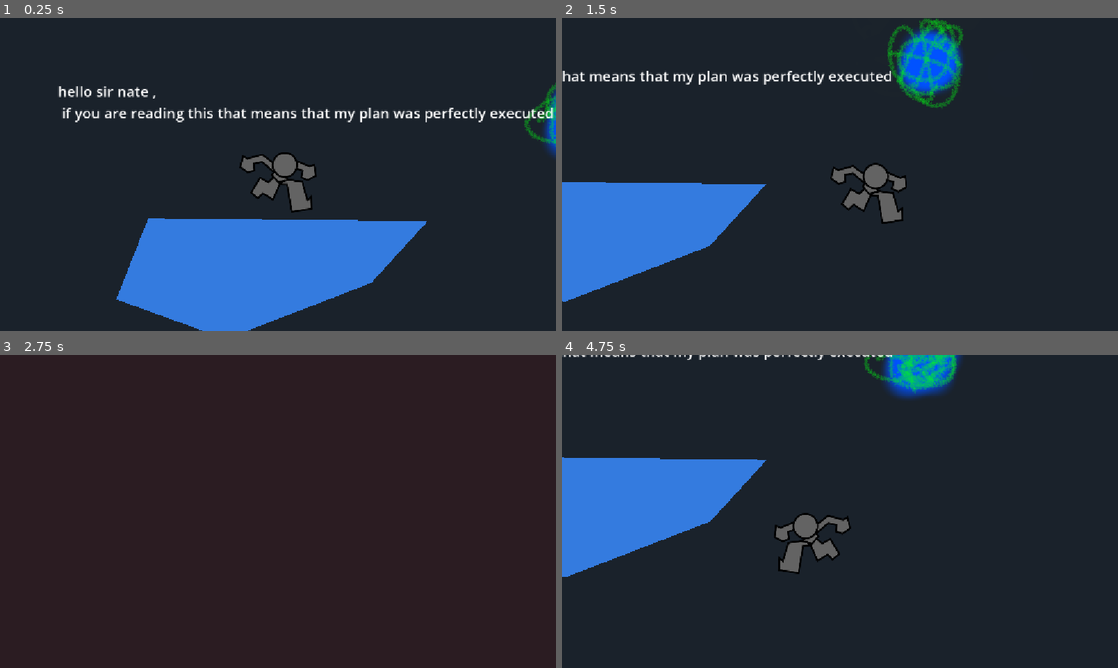
Above: before the commit, frames 1-4 (two rows, left to right).
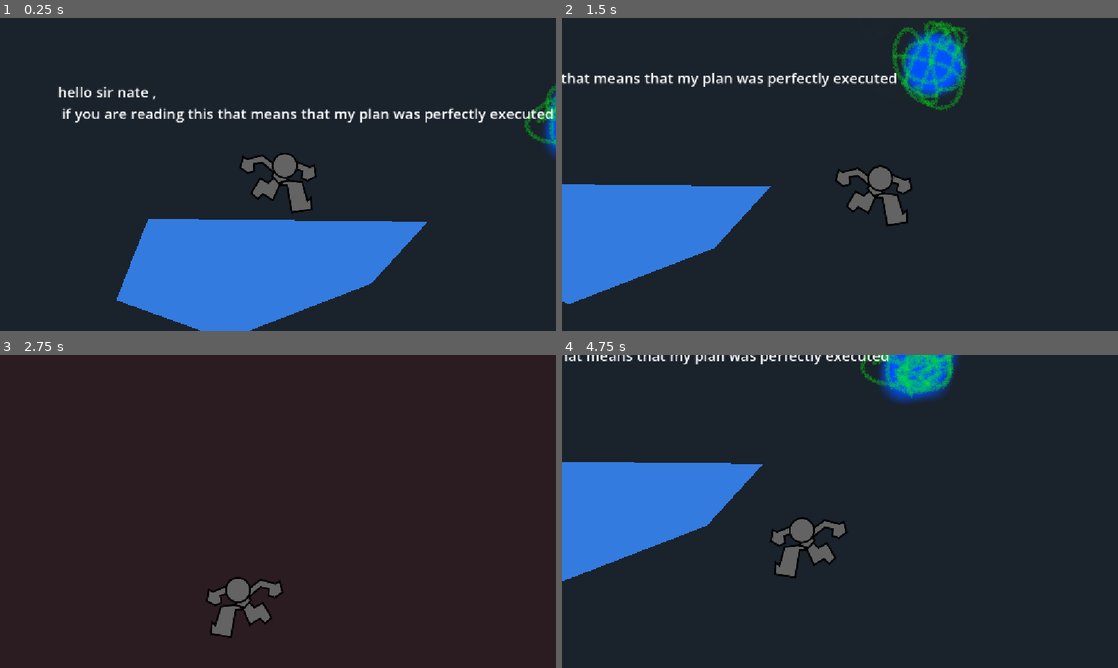
Above: after the commit, the same moments.

Repository: kevininhisshack/STACKED
Game: Godot game, scene res://Assets/Scenes/Mains/test_scene.tscn
Same seed, same stepped clock (60 frames per second), same inputs: the game is played once before the commit and once after it. This scene is started directly instead of the project's main scene. The engine's default icon, where the game draws it, is replaced by a stand-in: a white triangle on a blue panel in a dark square.
Inputs:
- Up to frame 1 (0.25 s): no input
- Up to frame 2 (1.5 s): hold D (right) from 0.53 s (still down); tap K (switch) at 0.6, 1.35 s; tap Space (jump) at 0.77 s
- Up to frame 3 (2.75 s): tap Space (jump) at 1.52 s; release D (right) at 2.03 s; hold A (left) from 2.03 s (still down); tap K (switch) at 2.1 s
- Up to frame 4 (4.75 s): release A (left) at 2.78 s; hold D (right) 2.78-4.28 s; tap K (switch) at 2.85, 3.6, 4.35 s; tap Space (jump) at 3.02, 3.77, 4.52 s; hold A (left) from 4.28 s (still down)

The runs differ from the first frame. In frame 1, 1.8% of the frame differs, in the area x 10-100%, y 20-100%; in frame 2, 5.8%, in the area x 0-74%, y 0-92%; in frame 3, 1.3%; in frame 4, 4.2%.

Commit message:
CAMERA TRIGGER WORKING THIS IS SO TUFFFFFFFFFF

Diff:
--- a/Assets/Scenes/Mains/test_scene.tscn
+++ b/Assets/Scenes/Mains/test_scene.tscn
@@ -3,6 +3,7 @@
 [ext_resource type="PackedScene" uid="uid://2g4b8h0uij5a" path="res://Assets/Scenes/Subs/player.tscn" id="1_q32xp"]
 [ext_resource type="PackedScene" uid="uid://chyphwvpndabr" path="res://Assets/Scenes/Subs/jump_orb.tscn" id="1_s3due"]
 [ext_resource type="PackedScene" uid="uid://cil0c2532hd11" path="res://Assets/Scenes/Subs/gate_component.tscn" id="2_0px0o"]
+[ext_resource type="PackedScene" uid="uid://bv1tmf4jhere4" path="res://Assets/Scenes/Subs/player_cam.tscn" id="2_2wgf0"]
 [ext_resource type="PackedScene" uid="uid://cmqwek43kjay0" path="res://Assets/Scenes/Subs/check_point.tscn" id="3_afebg"]
 [ext_resource type="PackedScene" uid="uid://deups0we4l3nm" path="res://Assets/Scenes/Subs/death_border.tscn" id="4_53yni"]
 [ext_resource type="PackedScene" uid="uid://coj876gx51t68" path="res://Assets/Scenes/Subs/key.tscn" id="5_25ocr"]
@@ -10,6 +11,10 @@
 [ext_resource type="AudioStream" uid="uid://dryh82uocnxmy" path="res://Assets/Audio/Music/layer B.mp3" id="5_xvxrd"]
 [ext_resource type="PackedScene" uid="uid://cjo6h4crmg6vq" path="res://Assets/Scenes/Subs/win.tscn" id="9_25ocr"]
 [ext_resource type="Script" uid="uid://cbs1jhkgnx2gp" path="res://Assets/Scripts/layer_manager.gd" id="10_syiyr"]
+[ext_resource type="PackedScene" uid="uid://b6actsfncl1nc" path="res://Assets/Scenes/Subs/camera_trigger.tscn" id="11_ye4n6"]
+
+[sub_resource type="RectangleShape2D" id="RectangleShape2D_g4v7s"]
+size = Vector2(541.5, 369)
 
 [node name="Test Scene" type="Node" unique_id=1362970334]
 metadata/_edit_vertical_guides_ = [3712.0, 6998.0]
@@ -19,24 +24,22 @@
 anchors_preset = 15
 anchor_right = 1.0
 anchor_bottom = 1.0
-offset_left = -11778.0
-offset_top = -6892.0
-offset_right = 20078.0
-offset_bottom = 6155.0
+offset_left = -9850.0
+offset_top = -4475.0
+offset_right = 22006.0
+offset_bottom = 8572.0
 grow_horizontal = 2
 grow_vertical = 2
+color = Color(0.16078432, 0.16078432, 0.23529412, 1)
 
 [node name="Player" parent="." unique_id=1072838877 instance=ExtResource("1_q32xp")]
 position = Vector2(564, 211)
 starting_layer = true
 
-[node name="Camera2D" type="Camera2D" parent="Player" unique_id=1084379342]
-limit_left = -100
-limit_top = -200
-limit_right = 9000
-limit_bottom = 1000
+[node name="Player Cam" parent="Player" unique_id=311087094 groups=["camera"] instance=ExtResource("2_2wgf0")]
+process_callback = 0
 position_smoothing_enabled = true
-position_smoothing_speed = 8.0
+position_smoothing_speed = 7.0
 
 [node name="Death Border" parent="." unique_id=1881485949 instance=ExtResource("4_53yni")]
 position = Vector2(3745, 2413)
@@ -141,7 +144,7 @@
 [node name="Keys" type="Node2D" parent="layer A" unique_id=942870509]
 
 [node name="Key" parent="layer A/Keys" unique_id=291257703 instance=ExtResource("5_25ocr")]
-position = Vector2(2529, -108)
+position = Vector2(2623, -611)
 layer = "A"
 
 [node name="Key2" parent="layer A/Keys" unique_id=723861586 node_paths=PackedStringArray("gate") instance=ExtResource("5_25ocr")]
@@ -195,10 +198,10 @@
 
 [node name="Label2" type="Label" parent="layer A/Yapping" unique_id=642407825]
 layout_mode = 0
-offset_left = 2031.0
-offset_top = 21.0
-offset_right = 2437.0
-offset_bottom = 108.0
+offset_left = 2145.0
+offset_top = -641.0
+offset_right = 2551.0
+offset_bottom = -554.0
 theme_override_font_sizes/font_size = 30
 text = "this , is a key
                    just out of reach"
@@ -215,6 +218,16 @@
 
 [node name="Win" parent="layer A" unique_id=1796645974 groups=["Layer A collisions"] instance=ExtResource("9_25ocr")]
 position = Vector2(8671, 359)
+layer = "A"
+
+[node name="Camera Trigger" parent="layer A" unique_id=390977385 instance=ExtResource("11_ye4n6")]
+position = Vector2(2503, -602)
+camPOS = Vector2(2503, -588)
+display_time = 3.0
+
+[node name="CollisionShape2D" type="CollisionShape2D" parent="layer A/Camera Trigger" unique_id=1925657544]
+position = Vector2(177, 907)
+shape = SubResource("RectangleShape2D_g4v7s")
 
 [node name="layer B" type="Node2D" parent="." unique_id=1920260554]
 
--- /dev/null
+++ b/Assets/Scenes/Subs/camera_trigger.tscn
@@ -0,0 +1,6 @@
+[gd_scene format=3 uid="uid://b6actsfncl1nc"]
+
+[ext_resource type="Script" uid="uid://3rtbirlijw0u" path="res://Assets/Scripts/camera_trigger.gd" id="1_o6bx0"]
+
+[node name="Camera Trigger" type="Area2D" unique_id=390977385]
+script = ExtResource("1_o6bx0")
--- /dev/null
+++ b/Assets/Scenes/Subs/player_cam.tscn
@@ -0,0 +1,6 @@
+[gd_scene format=3 uid="uid://bv1tmf4jhere4"]
+
+[ext_resource type="Script" uid="uid://ciatoerbi4hc6" path="res://Assets/Scripts/player_cam.gd" id="1_ydefo"]
+
+[node name="Player Cam" type="Camera2D" unique_id=311087094]
+script = ExtResource("1_ydefo")
--- /dev/null
+++ b/Assets/Scripts/camera_trigger.gd
@@ -0,0 +1,25 @@
+extends Area2D
+
+@export var camPOS := Vector2.ZERO
+@export var camZOOM := Vector2.ONE
+@export var transition_time := 0.5
+@export var display_time := 0.0
+
+func _ready() -> void:
+	body_entered.connect(_on_body_entered)
+	body_exited.connect(_on_body_exited)
+
+func _on_body_entered(body: Node2D) -> void:
+	if body.name != "Player":
+		return
+
+	get_tree().call_group("camera" , "enter_trigger" , self)
+	if display_time > 0.0:
+		await get_tree().create_timer(display_time).timeout
+		get_tree().call_group("camera" , "exit_trigger" , self)
+		queue_free()
+
+
+func _on_body_exited(body: Node2D) -> void:
+	if body.name == "Player":
+		get_tree().call_group("camera" , "exit_trigger" , self)
--- /dev/null
+++ b/Assets/Scripts/player_cam.gd
@@ -0,0 +1,27 @@
+extends Camera2D
+
+var default_zoom := zoom
+var active_trigger : Area2D = null
+var active_time := 0.5
+
+func enter_trigger(trigger : Node):
+	active_trigger = trigger
+	active_time = trigger.transition_time
+	var start := global_position
+	top_level = true
+	global_position = start
+	var tween := create_tween().set_parallel()
+	tween.tween_property(self , "global_position" , trigger.camPOS , active_time)
+	tween.tween_property(self , "zoom" , trigger.camZOOM , active_time)
+
+func exit_trigger(trigger : Node):
+	if active_trigger != trigger:
+		return
+	active_trigger = null
+	var tween := create_tween().set_parallel()
+	tween.tween_property(self , "global_position" , get_parent().global_position , active_time)
+	tween.tween_property(self , "zoom" , default_zoom , active_time)
+	await tween.finished
+	if active_trigger == null:
+		top_level = false
+		position = Vector2.ZERO
--- a/project.godot
+++ b/project.godot
@@ -29,6 +29,7 @@
 
 "Layer A collisions"=""
 "Layer B collisions"=""
+camera=""
 
 [input]
 
Not shown, added: Assets/Scripts/camera_trigger.gd.uid
Not shown, added: Assets/Scripts/player_cam.gd.uid
